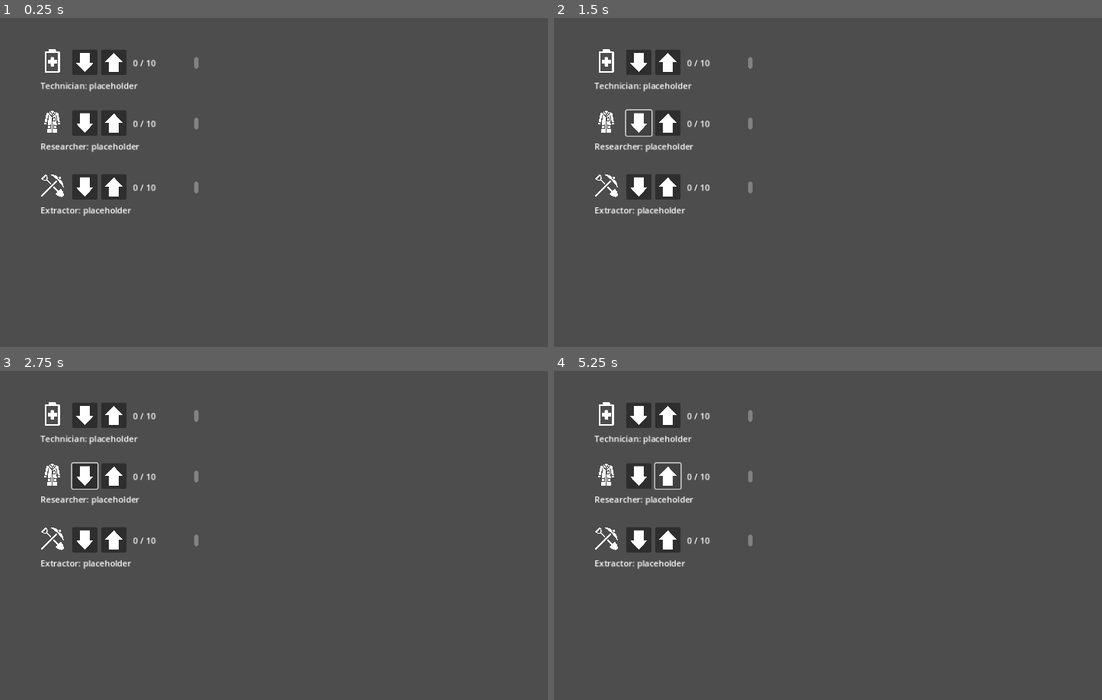
Above: before the commit, frames 1-4 (two rows, left to right).
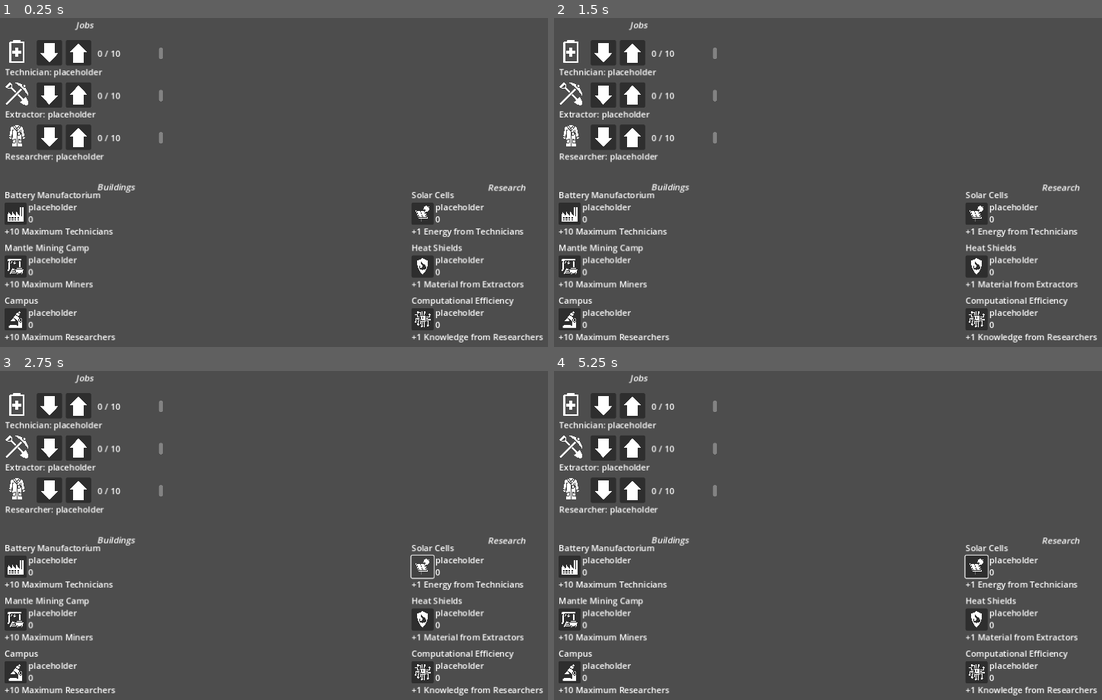
Above: after the commit, the same moments.

Repository: AidanCooper2003/VastExpanse
Game: Godot game, scene res://scenes/main.tscn
The game is run twice, just before and just after one commit, with the same random seed, the same clock (stepped at 60 frames per second) and the same inputs.
Inputs (mouse positions are in pixels of both pictures, inside the frame that each line leads up to):
- Up to frame 1 (0.25 s): no input
- Up to frame 2 (1.5 s): click (669, 123) at 0.52 s; click (636, 123) at 1.27 s
- Up to frame 3 (2.75 s): click (421, 568) at 2.02 s
- Up to frame 4 (5.25 s): click (669, 476) at 2.77 s; click (636, 476) at 3.52 s; click (975, 568) at 4.27 s; click (669, 476) at 5.02 s

The runs differ from the first frame. In frame 1, 10% of the frame differs, in the area x 0-100%, y 1-99%; in frame 2, 10%; in frame 3, 9.9%; in frame 4, 9.9%.

Commit message:
Added technology and building containers

Diff:
--- a/project.godot
+++ b/project.godot
@@ -15,6 +15,10 @@
 config/features=PackedStringArray("4.1", "Forward Plus")
 config/icon="res://icon.svg"
 
+[autoload]
+
+Enumerations="*res://scripts/enumerations.gd"
+
 [display]
 
 window/stretch/mode="canvas_items"
--- a/scenes/JobContainer.gd
+++ /dev/null
@@ -1,20 +0,0 @@
-extends Control
-
-@export var jobIcon: Texture2D
-@export var increaseButton: Button
-@export var decreaseButton: Button
-@export var jobIconRect: TextureRect
-@export var jobCountLabel: RichTextLabel
-@export var jobDescriptionLabel: RichTextLabel
-@export var jobTitle: String
-
-func _ready():
-	jobIconRect.texture = jobIcon
-	_update_job_description("placeholder")
-	_update_job_count(0, 10)
-
-func _update_job_description(description: String):
-	jobDescriptionLabel.text = jobTitle + ": " + description
-
-func _update_job_count(currentWorkers: int, maxWorkers: int):
-	jobCountLabel.text = str(currentWorkers) + " / " + str(maxWorkers)
--- a/scenes/job_container.tscn
+++ b/scenes/job_container.tscn
@@ -1,10 +1,10 @@
 [gd_scene load_steps=4 format=3 uid="uid://ct5ynil4jaquo"]
 
-[ext_resource type="Script" path="res://scenes/JobContainer.gd" id="1_q074r"]
+[ext_resource type="Script" path="res://scripts/job_container.gd" id="1_wrs12"]
 [ext_resource type="Texture2D" uid="uid://bex311jki2x6l" path="res://icons/up-arrow.png" id="2_dkp5u"]
 [ext_resource type="Texture2D" uid="uid://bm3yfkbkvm1qx" path="res://icons/down-arrow.png" id="3_dw708"]
 
-[node name="JobContainer" type="Control" node_paths=PackedStringArray("increaseButton", "decreaseButton", "jobIconRect", "jobCountLabel", "jobDescriptionLabel")]
+[node name="JobContainer" type="Control" node_paths=PackedStringArray("_increaseButton", "_decreaseButton", "_jobIconRect", "_jobCountLabel", "_jobDescriptionLabel")]
 layout_mode = 3
 anchor_left = 0.076
 anchor_top = 0.09
@@ -14,12 +14,12 @@
 offset_top = -0.320004
 offset_right = 39.448
 offset_bottom = 39.68
-script = ExtResource("1_q074r")
-increaseButton = NodePath("Increase")
-decreaseButton = NodePath("Decrease")
-jobIconRect = NodePath("JobIcon")
-jobCountLabel = NodePath("JobCountLabel")
-jobDescriptionLabel = NodePath("JobDescriptionLabel")
+script = ExtResource("1_wrs12")
+_increaseButton = NodePath("Increase")
+_decreaseButton = NodePath("Decrease")
+_jobIconRect = NodePath("JobIcon")
+_jobCountLabel = NodePath("JobCountLabel")
+_jobDescriptionLabel = NodePath("JobDescriptionLabel")
 
 [node name="Increase" type="Button" parent="."]
 layout_mode = 0
@@ -60,6 +60,7 @@
 [node name="JobDescriptionLabel" type="RichTextLabel" parent="."]
 layout_mode = 0
 offset_left = 1.0
-offset_top = 59.0
+offset_top = 51.0
 offset_right = 435.0
-offset_bottom = 99.0
+offset_bottom = 91.0
+text = "SAMPLE"
--- a/scenes/main.tscn
+++ b/scenes/main.tscn
@@ -5,3 +5,5 @@
 [node name="Main" type="Node2D"]
 
 [node name="CanvasLayer" parent="." instance=ExtResource("1_v42k6")]
+
+[node name="UI" type="Node" parent="."]
--- /dev/null
+++ b/scenes/purchaseable_container.tscn
@@ -0,0 +1,51 @@
+[gd_scene load_steps=3 format=3 uid="uid://bc2j3x8dnt3ay"]
+
+[ext_resource type="Script" path="res://scripts/purchaseable_container.gd" id="1_fgwcw"]
+[ext_resource type="Texture2D" uid="uid://cwukmdirlq236" path="res://icons/fireshield.png" id="2_bgeq4"]
+
+[node name="PurchaseableContainer" type="Control" node_paths=PackedStringArray("_purchaseButton", "_rankLabel", "_costLabel", "_descriptionLabel", "_nameLabel")]
+layout_mode = 3
+anchors_preset = 0
+offset_left = 790.0
+offset_top = 413.0
+offset_right = 830.0
+offset_bottom = 453.0
+script = ExtResource("1_fgwcw")
+_purchaseButton = NodePath("PurchaseButton")
+_rankLabel = NodePath("RankLabel")
+_costLabel = NodePath("CostLabel")
+_descriptionLabel = NodePath("DescriptionLabel")
+_nameLabel = NodePath("NameLabel")
+
+[node name="PurchaseButton" type="Button" parent="."]
+layout_mode = 0
+offset_right = 42.0
+offset_bottom = 42.0
+icon = ExtResource("2_bgeq4")
+expand_icon = true
+
+[node name="RankLabel" type="RichTextLabel" parent="."]
+layout_mode = 0
+offset_left = 45.0
+offset_top = 20.0
+offset_right = 291.0
+offset_bottom = 45.0
+
+[node name="CostLabel" type="RichTextLabel" parent="."]
+layout_mode = 0
+offset_left = 45.0
+offset_top = -3.0
+offset_right = 360.0
+offset_bottom = 22.0
+
+[node name="DescriptionLabel" type="RichTextLabel" parent="."]
+layout_mode = 0
+offset_top = 43.0
+offset_right = 359.0
+offset_bottom = 83.0
+fit_content = true
+
+[node name="NameLabel" type="RichTextLabel" parent="."]
+layout_mode = 0
+offset_top = -26.0
+offset_right = 359.0
--- a/scenes/ui.tscn
+++ b/scenes/ui.tscn
@@ -1,24 +1,144 @@
-[gd_scene load_steps=5 format=3 uid="uid://gse3n3r1kq3y"]
+[gd_scene load_steps=12 format=3 uid="uid://gse3n3r1kq3y"]
 
 [ext_resource type="PackedScene" uid="uid://ct5ynil4jaquo" path="res://scenes/job_container.tscn" id="1_jey01"]
 [ext_resource type="Texture2D" uid="uid://uxudpd7aug67" path="res://icons/lab-coat.png" id="2_3nbkc"]
 [ext_resource type="Texture2D" uid="uid://c6damhah6g0iw" path="res://icons/battery-plus(1).png" id="3_6q4xh"]
 [ext_resource type="Texture2D" uid="uid://ci750y3ctn0ry" path="res://icons/dig-dug.png" id="3_rj330"]
+[ext_resource type="PackedScene" uid="uid://bc2j3x8dnt3ay" path="res://scenes/purchaseable_container.tscn" id="5_p7kpl"]
+[ext_resource type="Texture2D" uid="uid://ek8p4xuw2y43" path="res://icons/solar-power(1).png" id="6_c4xa1"]
+[ext_resource type="Texture2D" uid="uid://cwukmdirlq236" path="res://icons/fireshield.png" id="7_x5abt"]
+[ext_resource type="Texture2D" uid="uid://d0qvscpgso8fo" path="res://icons/processor.png" id="8_3fwu6"]
+[ext_resource type="Texture2D" uid="uid://d0tr4re4qnw1s" path="res://icons/factory(1).png" id="9_ylw3l"]
+[ext_resource type="Texture2D" uid="uid://d2c27ebmqdhwa" path="res://icons/gold-mine.png" id="10_x2qmq"]
+[ext_resource type="Texture2D" uid="uid://cb1orsoqinyjt" path="res://icons/microscope.png" id="11_krdmc"]
 
 [node name="CanvasLayer" type="CanvasLayer"]
 
-[node name="ResearcherJob" parent="." instance=ExtResource("1_jey01")]
-offset_top = 114.68
-offset_bottom = 154.68
-jobIcon = ExtResource("2_3nbkc")
-jobTitle = "Researcher"
+[node name="Jobs" type="Control" parent="."]
+layout_mode = 3
+anchors_preset = 0
+offset_right = 40.0
+offset_bottom = 40.0
 
-[node name="ExtractorJob" parent="." instance=ExtResource("1_jey01")]
-offset_top = 235.68
-offset_bottom = 275.68
-jobIcon = ExtResource("3_rj330")
-jobTitle = "Extractor"
+[node name="TechnicianJob" parent="Jobs" instance=ExtResource("1_jey01")]
+layout_mode = 1
+offset_left = 16.96
+offset_top = 36.4
+offset_right = 56.96
+offset_bottom = 76.4
+_jobIcon = ExtResource("3_6q4xh")
+_jobTitle = "Technician"
 
-[node name="TechnicianJob" parent="." instance=ExtResource("1_jey01")]
-jobIcon = ExtResource("3_6q4xh")
-jobTitle = "Technician"
+[node name="ExtractorJob" parent="Jobs" instance=ExtResource("1_jey01")]
+layout_mode = 1
+offset_left = 16.96
+offset_top = 116.4
+offset_right = 56.96
+offset_bottom = 156.4
+_jobIcon = ExtResource("3_rj330")
+_jobTitle = "Extractor"
+
+[node name="ResearcherJob" parent="Jobs" instance=ExtResource("1_jey01")]
+layout_mode = 1
+offset_left = 16.96
+offset_top = 196.4
+offset_right = 56.96
+offset_bottom = 236.4
+_jobIcon = ExtResource("2_3nbkc")
+_jobTitle = "Researcher"
+
+[node name="Technologies" type="Control" parent="."]
+layout_mode = 3
+anchors_preset = 0
+offset_right = 40.0
+offset_bottom = 40.0
+
+[node name="SolarCellsTech" parent="Technologies" instance=ExtResource("5_p7kpl")]
+offset_top = 350.0
+offset_bottom = 390.0
+_icon = ExtResource("6_c4xa1")
+_purchaseableName = "Solar Cells"
+_effectDescription = "+1 Energy from Technicians"
+
+[node name="FireshieldTech" parent="Technologies" instance=ExtResource("5_p7kpl")]
+offset_top = 450.0
+offset_bottom = 490.0
+_icon = ExtResource("7_x5abt")
+_purchaseableName = "Heat Shields"
+_effectDescription = "+1 Material from Extractors"
+
+[node name="CompEfficiencyTech" parent="Technologies" instance=ExtResource("5_p7kpl")]
+offset_top = 550.0
+offset_bottom = 590.0
+_icon = ExtResource("8_3fwu6")
+_purchaseableName = "Computational Efficiency"
+_effectDescription = "+1 Knowledge from Researchers"
+
+[node name="Buildings" type="Control" parent="."]
+layout_mode = 3
+anchors_preset = 0
+offset_right = 40.0
+offset_bottom = 40.0
+
+[node name="FactoryBuilding" parent="Buildings" instance=ExtResource("5_p7kpl")]
+offset_left = 20.0
+offset_top = 350.0
+offset_right = 60.0
+offset_bottom = 390.0
+_icon = ExtResource("9_ylw3l")
+_purchaseableName = "Battery Manufactorium"
+_effectDescription = "+10 Maximum Technicians"
+purchaseType = 1
+
+[node name="MantleMineBuilding" parent="Buildings" instance=ExtResource("5_p7kpl")]
+offset_left = 20.0
+offset_top = 450.0
+offset_right = 60.0
+offset_bottom = 490.0
+_icon = ExtResource("10_x2qmq")
+_purchaseableName = "Mantle Mining Camp"
+_effectDescription = "+10 Maximum Miners"
+purchaseType = 1
+
+[node name="LabBuilding" parent="Buildings" instance=ExtResource("5_p7kpl")]
+offset_left = 20.0
+offset_top = 550.0
+offset_right = 60.0
+offset_bottom = 590.0
+_icon = ExtResource("11_krdmc")
+_purchaseableName = "Campus"
+_effectDescription = "+10 Maximum Researchers"
+purchaseType = 1
+
+[node name="SectionLabels" type="Control" parent="."]
+layout_mode = 3
+anchors_preset = 0
+offset_right = 40.0
+offset_bottom = 40.0
+
+[node name="BuildingLabel" type="RichTextLabel" parent="SectionLabels"]
+layout_mode = 0
+offset_left = 22.0
+offset_top = 309.0
+offset_right = 439.0
+offset_bottom = 349.0
+bbcode_enabled = true
+text = "[center][i]Buildings"
+
+[node name="TechnologyLabel" type="RichTextLabel" parent="SectionLabels"]
+layout_mode = 0
+offset_left = 792.0
+offset_top = 310.0
+offset_right = 1148.0
+offset_bottom = 350.0
+bbcode_enabled = true
+text = "[center][i]Research"
+
+[node name="JobLabel" type="RichTextLabel" parent="SectionLabels"]
+layout_mode = 0
+offset_left = 81.0
+offset_top = 2.0
+offset_right = 262.0
+offset_bottom = 42.0
+bbcode_enabled = true
+text = "[center][i]Jobs"
--- /dev/null
+++ b/scripts/enumerations.gd
@@ -0,0 +1,4 @@
+extends Node
+
+
+enum PurchaseType {Technology, Building}
--- /dev/null
+++ b/scripts/job_container.gd
@@ -0,0 +1,20 @@
+extends Control
+
+@export var _jobIcon: Texture2D
+@export var _increaseButton: Button
+@export var _decreaseButton: Button
+@export var _jobIconRect: TextureRect
+@export var _jobCountLabel: RichTextLabel
+@export var _jobDescriptionLabel: RichTextLabel
+@export var _jobTitle: String
+
+func _ready():
+	_jobIconRect.texture = _jobIcon
+	_update_job_description("placeholder")
+	_update_job_count(0, 10)
+
+func _update_job_description(description: String):
+	_jobDescriptionLabel.text = _jobTitle + ": " + description
+
+func _update_job_count(currentWorkers: int, maxWorkers: int):
+	_jobCountLabel.text = str(currentWorkers) + " / " + str(maxWorkers)
--- /dev/null
+++ b/scripts/purchaseable_container.gd
@@ -0,0 +1,37 @@
+extends Control
+
+@export var _purchaseButton : Button
+@export var _rankLabel : RichTextLabel
+@export var _costLabel : RichTextLabel
+@export var _descriptionLabel : RichTextLabel
+@export var _nameLabel : RichTextLabel
+@export var _icon : Texture2D
+@export var _purchaseableName : String
+@export var _effectDescription : String
+
+# Currently unused
+@export var purchaseType : Enumerations.PurchaseType
+
+
+# Called when the node enters the scene tree for the first time.
+func _ready():
+	_update_cost_label("placeholder")
+	_update_rank_label("0")
+	_update_description_label(_effectDescription)
+	_update_name_label(_purchaseableName)
+	_update_icon(_icon)
+
+func _update_rank_label(rank: String):
+	_rankLabel.text = rank
+
+func _update_cost_label(cost: String):
+	_costLabel.text = cost
+
+func _update_description_label(description: String):
+	_descriptionLabel.text = description
+
+func _update_name_label(purchaseableName: String):
+	_nameLabel.text = purchaseableName
+
+func _update_icon(iconImage: Texture2D):
+	_purchaseButton.icon = iconImage
Binary file added: icons/fireshield.png
Not shown, added: icons/fireshield.png.import
